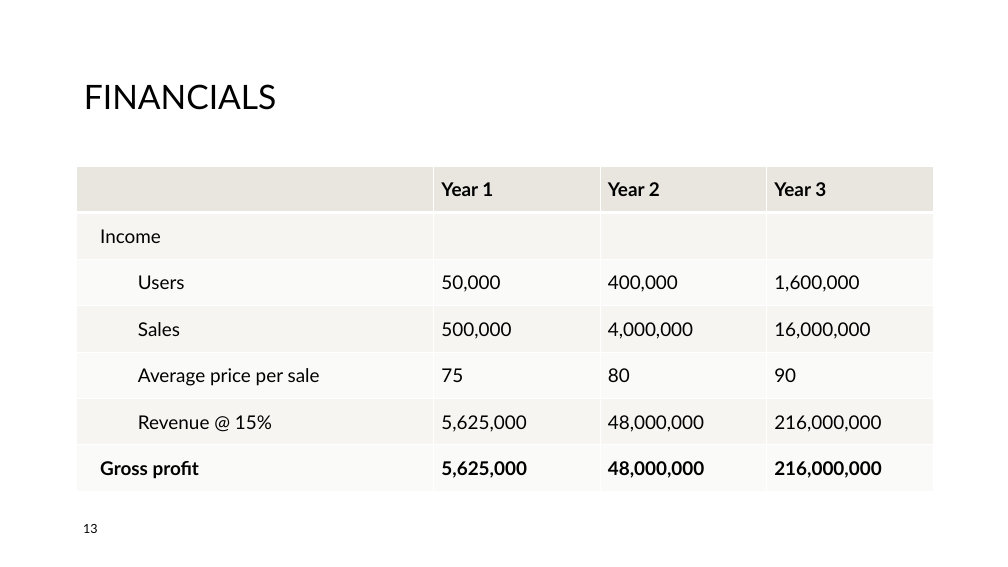
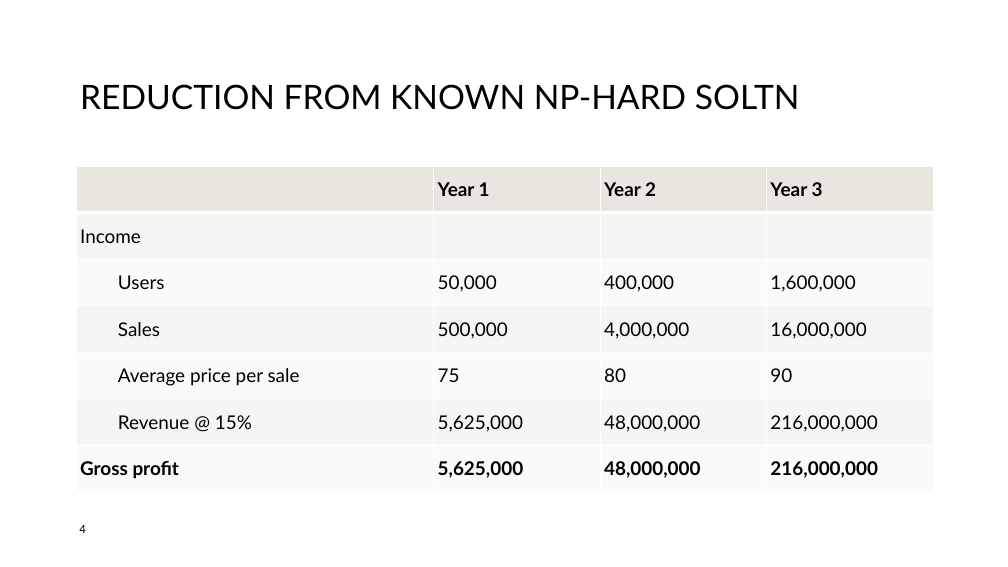
Before and after one commit to PictureOfGray/CS412-Team-NAME, a slide deck: slide 4 of presentations/TeamNAMETSP.pptx (slide 13 before the commit). Drawn at 1008x567 pixels with LibreOffice and Linux fonts; fonts in the diff are those of the drawing; background and template pictures are left out. Boxes give left, top, right and bottom in pixels: in the first picture for what was removed or moved away, otherwise in the second. Text is boxed around its words. In the diff, an @@ line names an element or a change of style, - is before the commit and + after.

Commit message:
removed .key file and made it a pptx

```diff
--- a/presentations/TeamNAMETSP.pptx
+++ b/presentations/TeamNAMETSP.pptx
@@ title at (80,84,800,110): text changed @@
-FINANCIALS
+REDUCTION FROM KNOWN NP-HARD SOLTN
@@ table at (76,166,933,492) @@
@@ fill #F7F5F3 to #F6F5F3 in 12 cells @@
@@ indent changed @@
@@ page number added at (79,525,85,533), 12 pt, text #000000 @@
+4
@@ page number removed at (83,524,98,533) @@
-13
```
Also in this commit, not shown: 8 other slides changed, 4 slides added, 2 slides removed, 1 other file.
